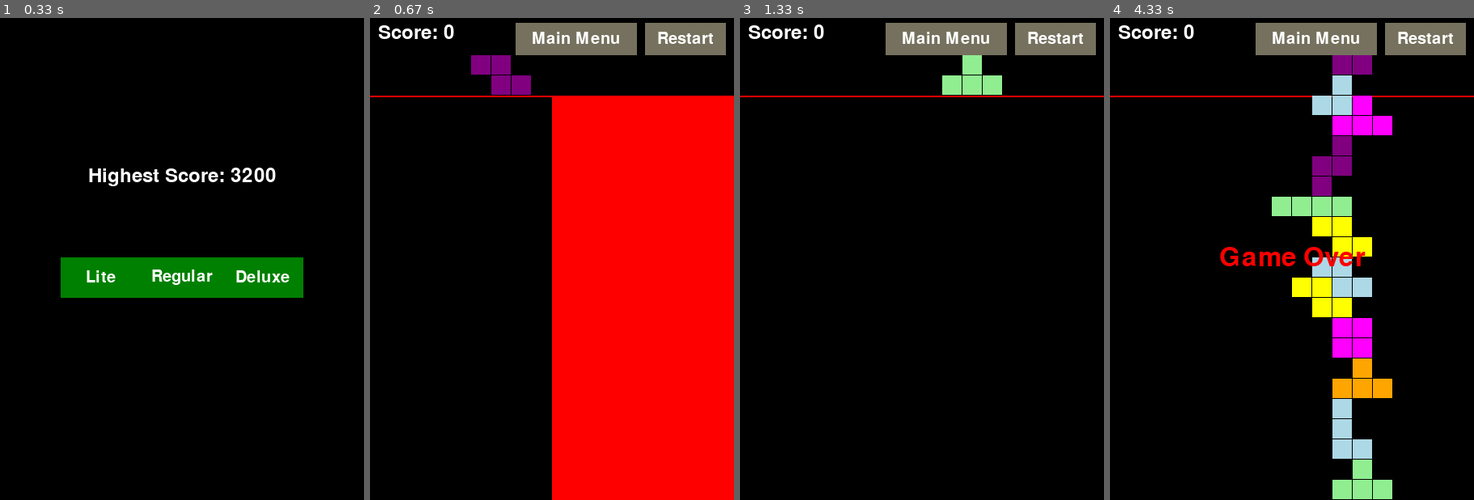
Above: before the commit, frames 1-4 (left to right).
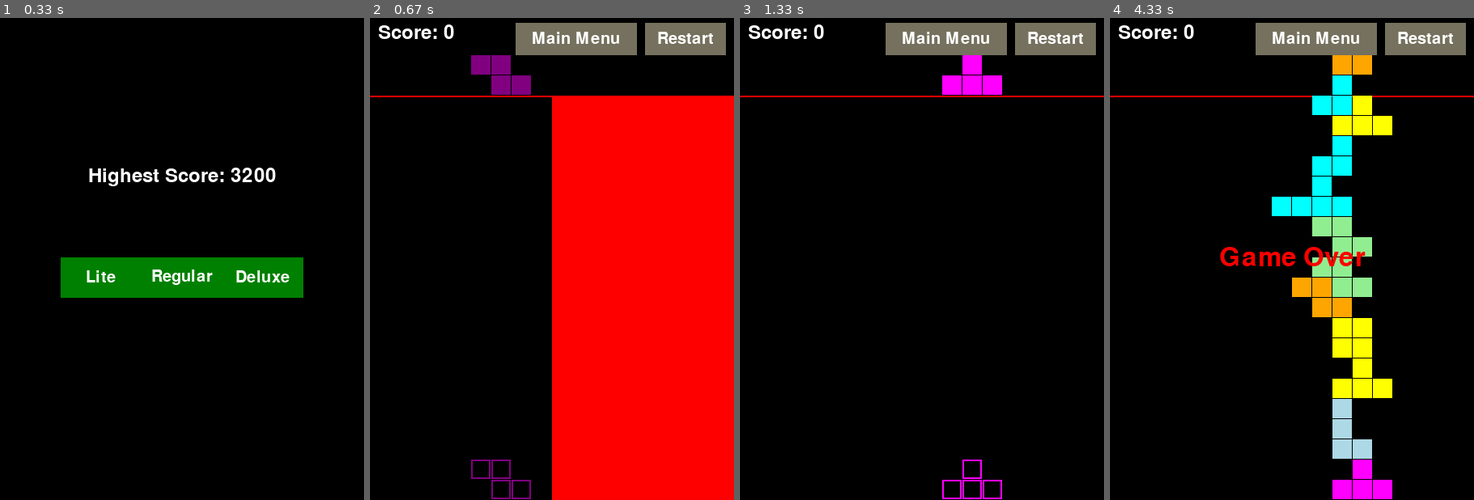
Above: after the commit, the same moments.

Repository: SarmSKunatham/TetrisPygame
Game: pygame game, started from src/app.py
The game is run twice, just before and just after one commit, with the same random seed, the same clock (stepped at 60 frames per second) and the same inputs.
Inputs (mouse positions are in pixels of both pictures, inside the frame that each line leads up to):
- Up to frame 1 (0.33 s): no input
- Up to frame 2 (0.67 s): click "Lite" at 0.38 s
- Up to frame 3 (1.33 s): click (922, 278) at 0.72 s; click "Restart" at 1.05 s
- Up to frame 4 (4.33 s): hold Right 1.33-1.8 s; tap Space at 1.4, 1.7, 1.9, 2.2, 2.4, 2.7, 2.97, 3.3, 3.6, 3.73, 4.03 s; hold Right 1.83-2.3 s; tap Z at 1.98, 3.38 s; hold Left 2.33-2.87 s; tap C at 2.48, 3.82 s; hold Down 2.9-3.2 s; hold Left 3.23-3.63 s; hold Right 3.67-4.3 s

Frame 1 is identical in both runs. In frame 2, 0.3% of the frame differs, in the area x 27-45%, y 91-100%; in frame 3, 1.1%; in frame 4, 8.7%, in the area x 44-78%, y 7-100%.

Commit message:
feat(tetris): add outline highlight

Diff:
--- a/src/constants.py
+++ b/src/constants.py
@@ -1,5 +1,7 @@
 # Screen dimensions
 WIDTH, HEIGHT = 450, 600
+SCREEN_WIDTH = WIDTH + 200
+SCREEN_HEIGHT = HEIGHT
 GRID_SIZE = 25
 GAME_OVER_HEIGHT = 4  # Number of rows from the top
 
--- a/src/tetris_app.py
+++ b/src/tetris_app.py
@@ -1,5 +1,5 @@
 import pygame
-from constants import WIDTH, HEIGHT, GRID_SIZE, BLACK, SCORE_FILE
+from constants import WIDTH, HEIGHT, GRID_SIZE, BLACK, SCORE_FILE, SCREEN_WIDTH, SCREEN_HEIGHT
 from tetris_board import TetrisBoard, LiteTetrisBoard, RegularTetrisBoard
 from button import Button
 
--- a/src/tetris_board.py
+++ b/src/tetris_board.py
@@ -194,6 +194,15 @@
                 if cell == 'O':
                     pygame.draw.rect(screen, self.current_piece.color, ((self.current_piece.x + j) * GRID_SIZE, (self.current_piece.y + i) * GRID_SIZE, GRID_SIZE - 1, GRID_SIZE - 1))
 
+        # Draw outline
+        outline : Tetromino = Tetromino(self.current_piece.x, self.current_piece.y, self.current_piece.shape)
+        outline.rotation = self.current_piece.rotation
+        while (self.valid_move(outline, 0, 1, 0)):
+            outline.y += 1
+        for i, row in enumerate(outline.shape[outline.rotation % len(outline.shape)]):
+            for j, cell in enumerate(row):
+                if cell == 'O':
+                    pygame.draw.rect(screen, self.current_piece.color, ((outline.x + j) * GRID_SIZE, (outline.y + i) * GRID_SIZE, GRID_SIZE - 1, GRID_SIZE - 1), width = 2)
 
 class LiteTetrisBoard(TetrisBoard):
     """
@@ -235,6 +244,16 @@
                 if cell == 'O':
                     pygame.draw.rect(screen, self.current_piece.color, ((self.current_piece.x + j) * GRID_SIZE, (self.current_piece.y + i) * GRID_SIZE, GRID_SIZE - 1, GRID_SIZE - 1))
 
+        # Draw outline
+        outline : Tetromino = Tetromino(self.current_piece.x, self.current_piece.y, self.current_piece.shape)
+        outline.rotation = self.current_piece.rotation
+        while (self.valid_move(outline, 0, 1, 0)):
+            outline.y += 1
+        for i, row in enumerate(outline.shape[outline.rotation % len(outline.shape)]):
+            for j, cell in enumerate(row):
+                if cell == 'O':
+                    pygame.draw.rect(screen, self.current_piece.color, ((outline.x + j) * GRID_SIZE, (outline.y + i) * GRID_SIZE, GRID_SIZE - 1, GRID_SIZE - 1), width = 2)
+
 
         self.draw_rectangle(screen)
 
@@ -259,6 +278,7 @@
 
         pygame.draw.rect(screen, color, (x,y,width, height))
 
+
     def draw(self, screen):
         """
         Draws the current game state to the screen, including the grid,
@@ -279,5 +299,14 @@
                 if cell == 'O':
                     pygame.draw.rect(screen, self.current_piece.color, ((self.current_piece.x + j) * GRID_SIZE, (self.current_piece.y + i) * GRID_SIZE, GRID_SIZE - 1, GRID_SIZE - 1))
 
+        # Draw outline
+        outline : Tetromino = Tetromino(self.current_piece.x, self.current_piece.y, self.current_piece.shape)
+        outline.rotation = self.current_piece.rotation
+        while (self.valid_move(outline, 0, 1, 0)):
+            outline.y += 1
+        for i, row in enumerate(outline.shape[outline.rotation % len(outline.shape)]):
+            for j, cell in enumerate(row):
+                if cell == 'O':
+                    pygame.draw.rect(screen, self.current_piece.color, ((outline.x + j) * GRID_SIZE, (outline.y + i) * GRID_SIZE, GRID_SIZE - 1, GRID_SIZE - 1), width = 2)
 
         self.draw_rectangle(screen)
